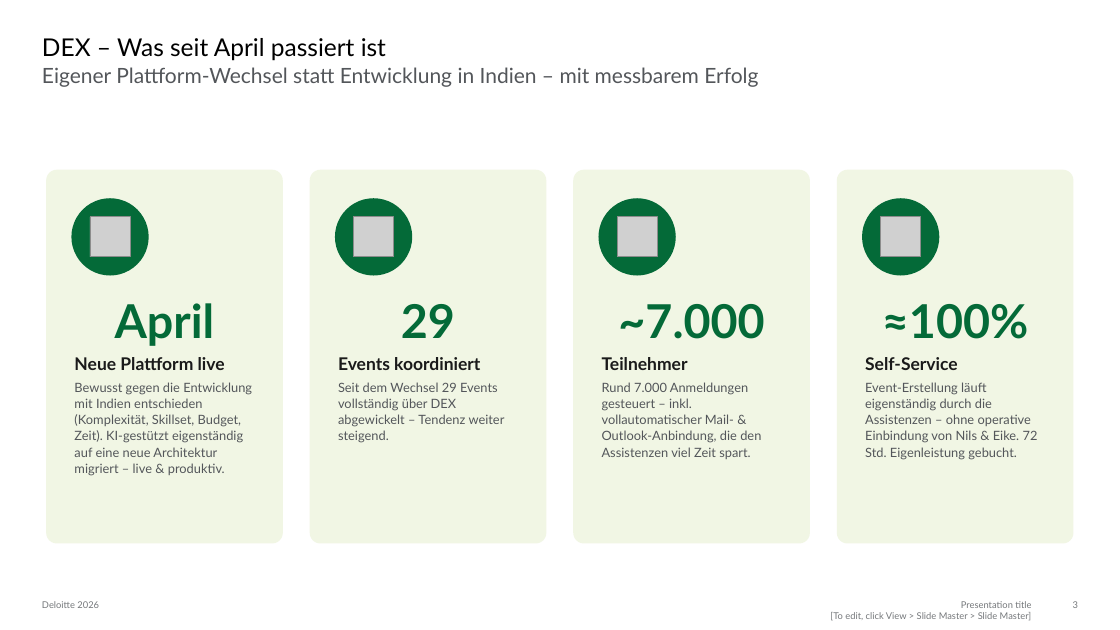
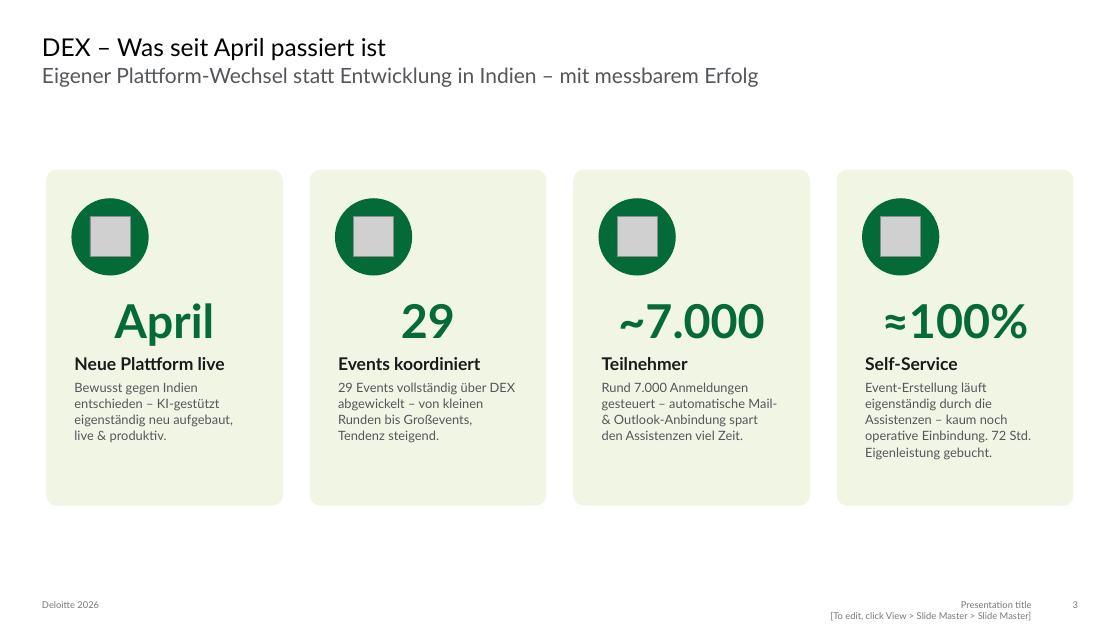
Before and after one commit to brenneisen-e/flowdoku, a slide deck: slide 3 of 20260629_DEX_Update.pptx. Drawn at 1120x630 pixels with LibreOffice and Linux fonts; fonts in the diff are those of the drawing; grey boxes stand for pictures. Boxes give left, top, right and bottom in pixels: in the first picture for what was removed or moved away, otherwise in the second. Text is boxed around its words. In the diff, an @@ line names an element or a change of style, - is before the commit and + after.

```diff
--- a/20260629_DEX_Update.pptx
+++ b/20260629_DEX_Update.pptx
@@ rounded rectangle "April": place and size @@
-rounded rectangle "April" at [46,170,283,544]
+rounded rectangle "April" at [46,170,283,506]
@@ rounded rectangle "29": place and size @@
-rounded rectangle "29" at [310,170,547,544]
+rounded rectangle "29" at [310,170,547,506]
@@ rounded rectangle "~7.000": place and size @@
-rounded rectangle "~7.000" at [573,170,810,544]
+rounded rectangle "~7.000" at [573,170,810,506]
@@ rounded rectangle "≈100%": place and size @@
-rounded rectangle "≈100%" at [837,170,1074,544]
+rounded rectangle "≈100%" at [837,170,1074,506]
@@ text in rounded rectangle at [74,382,233,442]: text changed @@
-Bewusst gegen die Entwicklung mit Indien entschieden (Komplexität, Skillset, Budget, Zeit). KI-gestützt eigenständig auf eine neue Architektur migriert – live & produktiv.
+Bewusst gegen Indien entschieden – KI-gestützt eigenständig neu aufgebaut, live & produktiv.
@@ text in rounded rectangle at [338,382,516,443]: text changed @@
-Seit dem Wechsel 29 Events vollständig über DEX abgewickelt – Tendenz weiter steigend.
+29 Events vollständig über DEX abgewickelt – von kleinen Runden bis Großevents, Tendenz steigend.
@@ text in rounded rectangle at [602,382,777,440]: text changed @@
-Rund 7.000 Anmeldungen gesteuert – inkl. vollautomatischer Mail- & Outlook-Anbindung, die den Assistenzen viel Zeit spart.
+Rund 7.000 Anmeldungen gesteuert – automatische Mail- & Outlook-Anbindung spart den Assistenzen viel Zeit.
@@ text in rounded rectangle at [865,382,1032,459]: text changed @@
-Event-Erstellung läuft eigenständig durch die Assistenzen – ohne operative Einbindung von Nils & Eike. 72 Std. Eigenleistung gebucht.
+Event-Erstellung läuft eigenständig durch die Assistenzen – kaum noch operative Einbindung. 72 Std. Eigenleistung gebucht.
```
Also in this commit, not shown: 2 other files.
